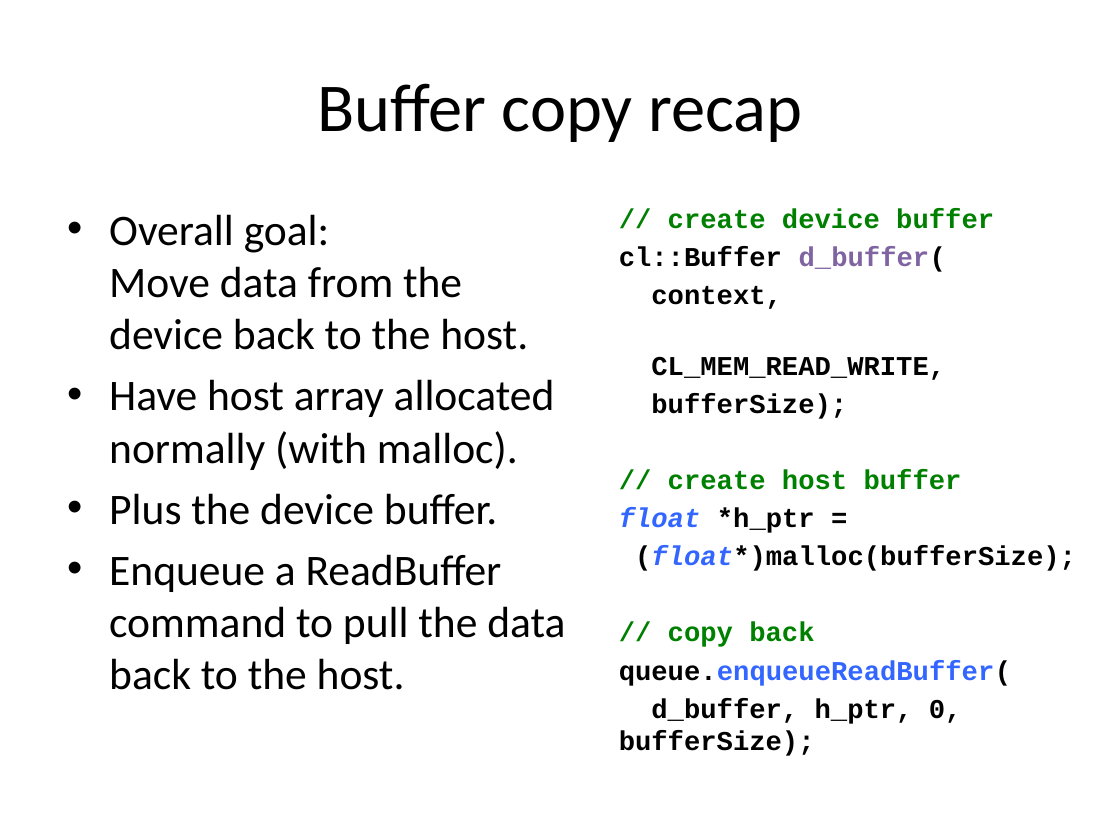
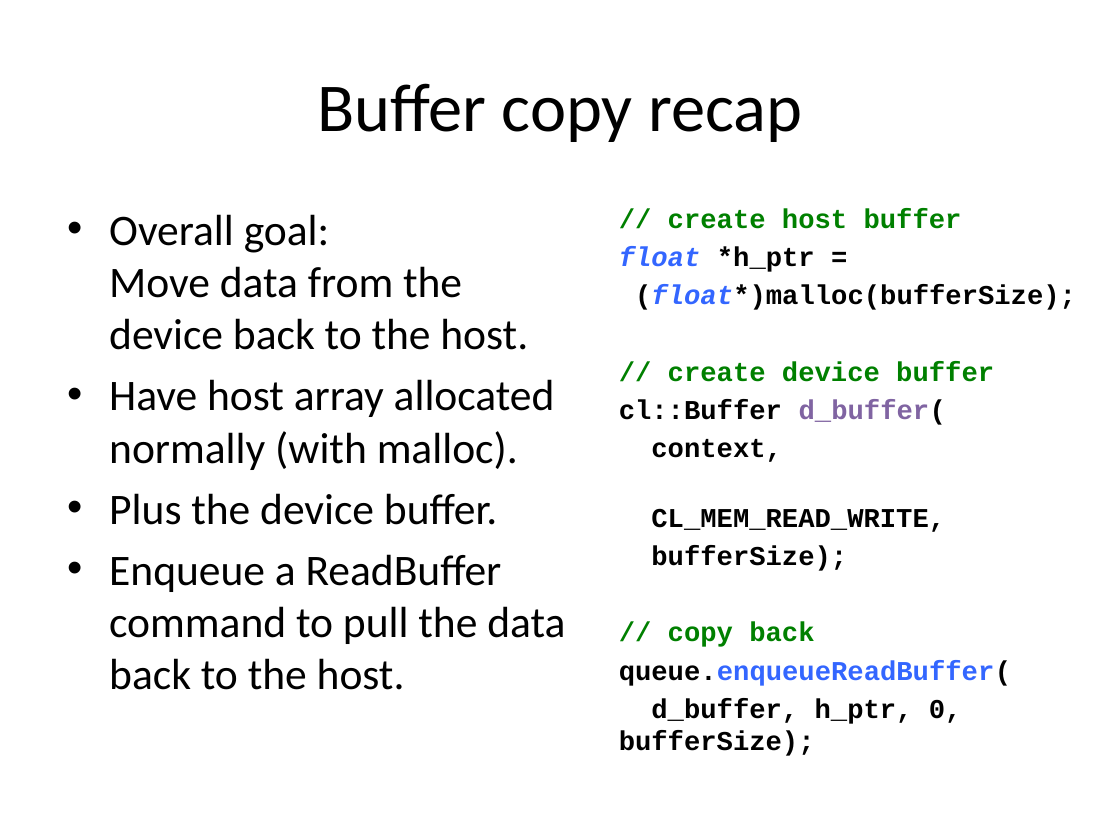
Before and after one commit to UoB-HPC/opencl-training-code, a slide deck: slide 23 of slides/advanced_part1.pptx. Drawn at 1120x840 pixels with LibreOffice and Linux fonts; fonts in the diff are those of the drawing. Boxes give left, top, right and bottom in pixels: in the first picture for what was removed or moved away, otherwise in the second. Text is boxed around its words. In the diff, an @@ line names an element or a change of style, - is before the commit and + after.

```diff
--- a/slides/advanced_part1.pptx
+++ b/slides/advanced_part1.pptx
@@ text at box(619, 209, 1076, 310): paragraphs added @@
+// create host buffer
+float *h_ptr =
+(float*)malloc(bufferSize);
@@ text at box(619, 470, 1076, 571): paragraphs removed @@
-// create host buffer
-float *h_ptr =
-(float*)malloc(bufferSize);
```
Also in this commit, not shown: 5 other slides changed.
